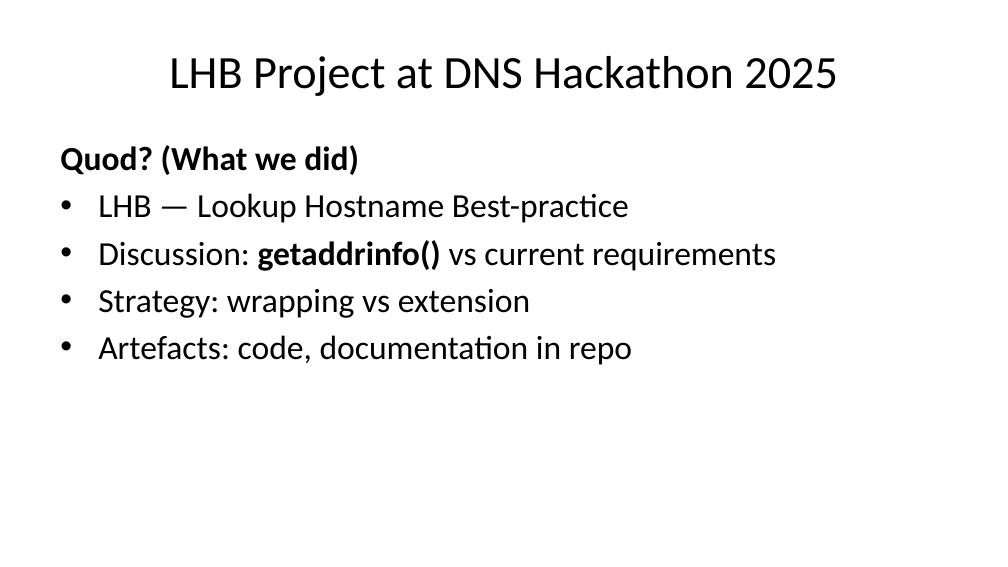
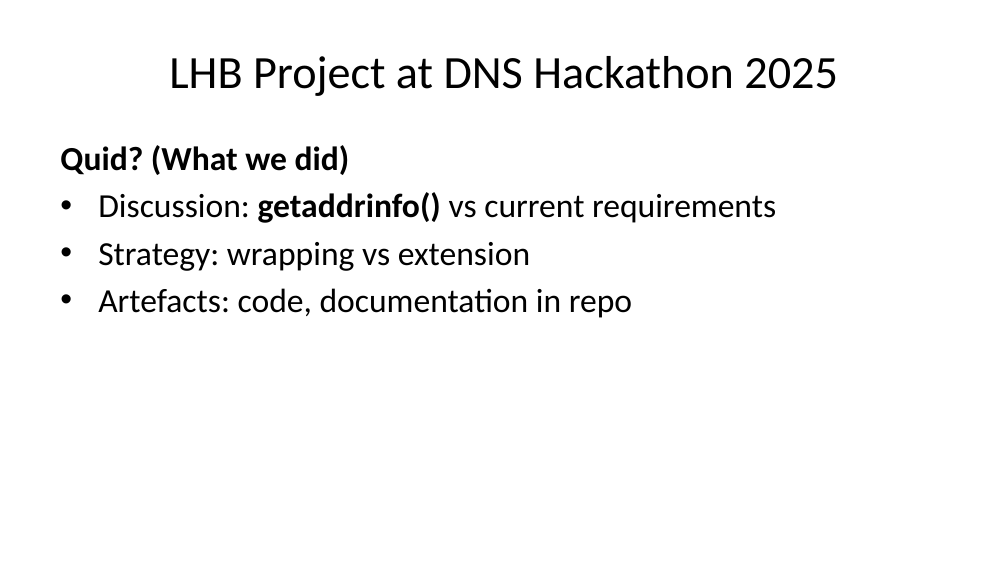
Before and after one commit to DNS-Hackathon/LHB, a slide deck: slide 4 of Slides.pptx (slide 3 before the commit). Drawn at 1008x567 pixels with LibreOffice and Linux fonts; fonts in the diff are those of the drawing. Boxes give left, top, right and bottom in pixels: in the first picture for what was removed or moved away, otherwise in the second. Text is boxed around its words. In the diff, an @@ line names an element or a change of style, - is before the commit and + after.

```diff
--- a/Slides.pptx
+++ b/Slides.pptx
@@ text at <box>60,145,350,175</box>: text changed; bold on @@
-Quod? (What we did)
-• LHB — Lookup Hostname Best-practice
+Quid? (What we did)
```
Also in this commit, not shown: 2 other slides changed, 2 other files.
